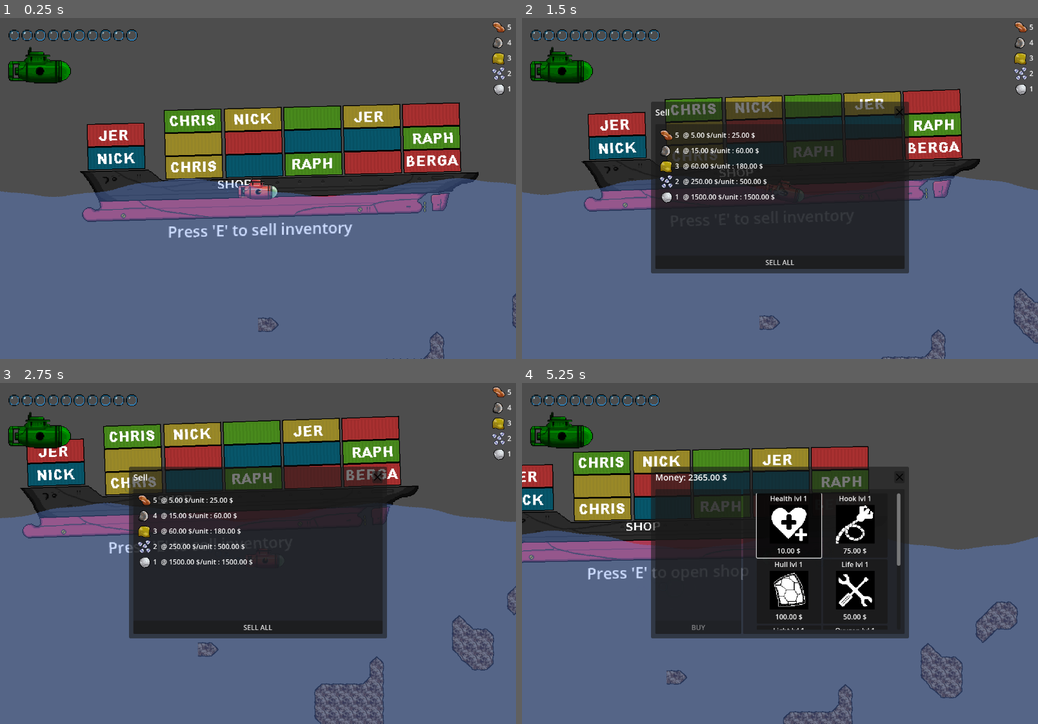
Above: before the commit, frames 1-4 (two rows, left to right).
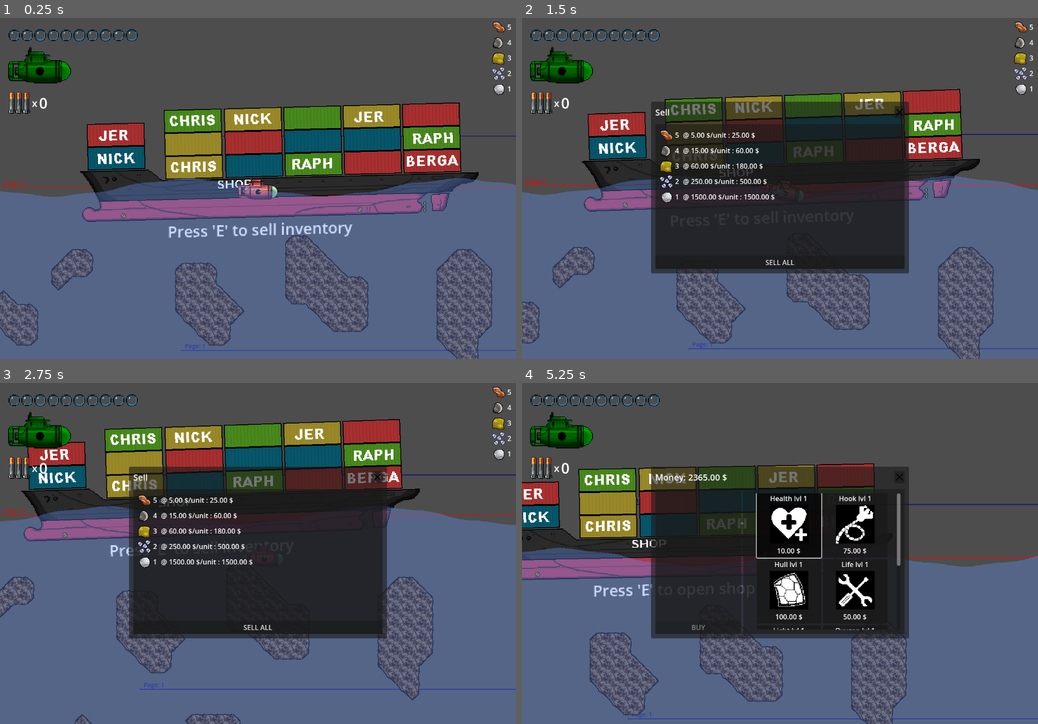
Above: after the commit, the same moments.

Repository: misterbamboo/ld57
Game: Godot game, scene res://MainGame.tscn
The game is run twice, just before and just after one commit, with the same random seed, the same clock (stepped at 60 frames per second) and the same inputs.
Inputs (mouse positions are in pixels of both pictures, inside the frame that each line leads up to):
- Up to frame 1 (0.25 s): no input
- Up to frame 2 (1.5 s): tap E at 0.5, 1.25 s; move the mouse to (893, 171) at 0.52 s; hold Right (sub_right) 0.53-1.28 s; tap R at 0.6 s; click (893, 171) at 0.67 s; move the mouse to (676, 205) at 1.27 s; hold Down (sub_down) from 1.28 s (still down); click (676, 205) at 1.35 s
- Up to frame 3 (2.75 s): tap R at 1.55, 2.1 s; tap E at 2 s; move the mouse to (309, 478) at 2.02 s; release Down (sub_down) at 2.03 s; hold Right (sub_right) from 2.03 s (still down); click (309, 478) at 2.17 s
- Up to frame 4 (5.25 s): tap E at 2.75, 2.85, 3.5, 4.25 s; move the mouse to (754, 621) at 2.77 s; release Right (sub_right) at 2.78 s; hold Up (sub_up) 2.78-3.53 s; click (754, 621) at 2.92 s; tap R at 3.05, 3.6, 4.55, 5.1 s; move the mouse to (934, 604) at 3.52 s; hold Left (sub_left) 3.53-5.03 s; click (934, 604) at 3.67 s; move the mouse to (625, 502) at 4.27 s; click (625, 502) at 4.35 s; move the mouse to (805, 553) at 5.02 s; hold Down (sub_down) from 5.03 s (still down); click (805, 553) at 5.17 s

The runs differ from the first frame. In frame 1, 6.6% of the frame differs, in the area x 0-100%, y 21-100%; in frame 2, 6.2%; in frame 3, 13%; in frame 4, 20%, in the area x 0-100%, y 18-100%.

Commit message:
feat: add torpedo count and background map

Diff:
--- a/src/godotproject/CameraManagement/submarinefollow.gd
+++ b/src/godotproject/CameraManagement/submarinefollow.gd
@@ -7,7 +7,10 @@
 var current_page := -1
 var rows_per_page := 20.0
 
-func _process(delta: float) -> void:
+var current_background_page := 1
+var background_rows_per_page := 10.0
+
+func _process(_delta: float) -> void:
 	if target == null:
 		return
 
@@ -15,17 +18,25 @@
 	position = position.lerp(target_position, smoothing)
 
 	_check_if_should_reload_map_viewport_page()
+	_chech_if_should_reload_map_background()
 
 func _check_if_should_reload_map_viewport_page():
 	var deepness = 0 if Submarine.instance == null else Submarine.instance.get_deepness()
 	var deepness_viewport_page = int(deepness / rows_per_page)
 
 	if(current_page != deepness_viewport_page):
-		load_page(deepness_viewport_page)
+		load_page(deepness_viewport_page, MapLayers.LEVEL, rows_per_page)
 		current_page = deepness_viewport_page
 
-func load_page(page: int):
+func _chech_if_should_reload_map_background():
+	var deepness = 0 if Submarine.instance == null else Submarine.instance.get_special_deepness(128)
+	var deepness_viewport_page = int(deepness / background_rows_per_page)
+	if(current_background_page != deepness_viewport_page):
+		load_page(deepness_viewport_page, MapLayers.BACKGROUND, background_rows_per_page)
+		current_background_page = deepness_viewport_page
+
+func load_page(page: int, map_layer: int, rows_per_page: float):
 	var row = page * rows_per_page
 	var viewport_start = row - rows_per_page
 	var viewport_end = row + rows_per_page * 2
-	EventBus.raise(LoadMapPageEvent.new(0, 0, viewport_start, viewport_end))
+	EventBus.raise(LoadMapPageEvent.new(map_layer, 0, 0, viewport_start, viewport_end))
--- a/src/godotproject/GameEvents/load_map_page_event.gd
+++ b/src/godotproject/GameEvents/load_map_page_event.gd
@@ -2,16 +2,18 @@
 
 static var event_name := "LoadMapPageEvent"
 
+var map_layer: int
 var x_from: int
 var x_to: int
 var y_from: int
 var y_to: int
 
-func _init(x_from: int, x_to: int, y_from: int, y_to: int):
+func _init(map_layer:int, x_from: int, x_to: int, y_from: int, y_to: int):
 	self.x_from = x_from
 	self.x_to = x_to
 	self.y_from = y_from
 	self.y_to = y_to
+	self.map_layer = map_layer
 
 func get_name() -> String:
 	return event_name
--- /dev/null
+++ b/src/godotproject/HUD/torpedo_meter.gd
@@ -0,0 +1,6 @@
+extends Control
+
+@onready var torpedo_label:Label = $TorpedoAmountLabel
+
+func _process(delta: float) -> void:
+	torpedo_label.text = str(Submarine.instance.torpedo_amount_upgrade)
--- a/src/godotproject/MainGame.tscn
+++ b/src/godotproject/MainGame.tscn
@@ -7,7 +7,6 @@
 [ext_resource type="Script" uid="uid://nbkx4tclege3" path="res://GameState/game.gd" id="3_8qpgq"]
 [ext_resource type="Script" uid="uid://w6adipne8ret" path="res://Inventory/inventorymanager.gd" id="4_pv6b4"]
 [ext_resource type="Script" uid="uid://ck6i36gtinq6x" path="res://GameState/money.gd" id="5_cgwad"]
-[ext_resource type="Script" uid="uid://5vx4h3byum2p" path="res://Submarine/submarine.gd" id="6_v3hs3"]
 [ext_resource type="Script" uid="uid://dra6w7ham0ueg" path="res://Map/tile_map_renderer.gd" id="7_a6adi"]
 [ext_resource type="TileSet" uid="uid://dftc1kq64liug" path="res://Map/map_tileset.tres" id="8_28psf"]
 [ext_resource type="Texture2D" uid="uid://ugunphi5287t" path="res://ShopManagement/shop.png" id="8_mi4js"]
@@ -19,7 +18,10 @@
 [ext_resource type="Texture2D" uid="uid://c6wguud8duno8" path="res://HUD/sub_hud.png" id="14_401ut"]
 [ext_resource type="Texture2D" uid="uid://bgwg0v4a85xpl" path="res://HUD/bubble.png" id="14_mi4js"]
 [ext_resource type="Script" uid="uid://bjn4f61m5b8mf" path="res://HUD/life_meter.gd" id="15_o3vwv"]
-[ext_resource type="PackedScene" path="res://ShopManagement/shop_screen.tscn" id="20_va67g"]
+[ext_resource type="TileSet" uid="uid://d3mognavr6kwr" path="res://Map/background_tileset.tres" id="16_0igvr"]
+[ext_resource type="Texture2D" uid="uid://dxidpi5tv6n68" path="res://HUD/torpedoes.png" id="20_6brkw"]
+[ext_resource type="Script" uid="uid://c8btblrw2mb1r" path="res://HUD/torpedo_meter.gd" id="20_cgwad"]
+[ext_resource type="PackedScene" uid="uid://dbc8axkfuweit" path="res://ShopManagement/shop_screen.tscn" id="20_va67g"]
 [ext_resource type="PackedScene" uid="uid://cba61ypjcbpab" path="res://Inventory/Components/InventoryUI/inventory_ui.tscn" id="21_t0yo1"]
 [ext_resource type="PackedScene" uid="uid://vgaxhupv34x7" path="res://SellManagement/SellScreen.tscn" id="22_t0yo1"]
 
@@ -64,12 +66,14 @@
 
 [node name="MapGenerator" type="Node2D" parent="Map"]
 script = ExtResource("1_3tbxw")
-width = 32
+width = 100
 cell_size = 32
-debug_show_mesh = true
+debug_show_page_seams = true
 
 [node name="TileMapRenderer" type="Node2D" parent="Map/MapGenerator"]
+position = Vector2(-1200, 0)
 script = ExtResource("7_a6adi")
+cell_size = 32
 metadata/_custom_type_script = "uid://dra6w7ham0ueg"
 
 [node name="TileMapLayer" type="TileMapLayer" parent="Map/MapGenerator/TileMapRenderer"]
@@ -123,10 +127,6 @@
 
 [node name="Submarine" parent="." instance=ExtResource("12_05o7g")]
 
-[node name="SubmarineDetails2" type="Node2D" parent="Submarine"]
-script = ExtResource("6_v3hs3")
-cell_size = 32
-
 [node name="Water" type="Polygon2D" parent="." node_paths=PackedStringArray("followCam")]
 texture = SubResource("GradientTexture2D_mi4js")
 polygon = PackedVector2Array(0, 0, 50, 0, 50, 50, 0, 50)
@@ -135,11 +135,25 @@
 water_depth_color = Color(0.001, 0, 0.423, 0.806)
 
 [node name="ParallaxBackground" type="ParallaxBackground" parent="."]
-visible = false
 
 [node name="ParallaxLayer" type="ParallaxLayer" parent="ParallaxBackground"]
-motion_scale = Vector2(0.5, 0.5)
-motion_offset = Vector2(0, -600)
+modulate = Color(0.0823529, 0.172549, 0.529412, 1)
+motion_scale = Vector2(0.7, 0.7)
+
+[node name="MapGenerator" type="Node2D" parent="ParallaxBackground/ParallaxLayer"]
+script = ExtResource("1_3tbxw")
+map_layer = 1
+debug_show_page_seams = true
+metadata/_custom_type_script = "uid://sc7omqwitfjq"
+
+[node name="TileMapRenderer" type="Node2D" parent="ParallaxBackground/ParallaxLayer/MapGenerator"]
+position = Vector2(-6000, 0)
+script = ExtResource("7_a6adi")
+cell_size = 128
+metadata/_custom_type_script = "uid://dra6w7ham0ueg"
+
+[node name="TileMapLayer" type="TileMapLayer" parent="ParallaxBackground/ParallaxLayer/MapGenerator/TileMapRenderer"]
+tile_set = ExtResource("16_0igvr")
 
 [node name="CanvasLayer" type="CanvasLayer" parent="."]
 
@@ -197,6 +211,27 @@
 expand_mode = 1
 stretch_mode = 4
 
+[node name="Torpedo_Meter" type="HBoxContainer" parent="CanvasLayer/HUD/MarginContainer/LeftHud"]
+custom_minimum_size = Vector2(0, 50)
+layout_mode = 2
+script = ExtResource("20_cgwad")
+
+[node name="TextureRect" type="TextureRect" parent="CanvasLayer/HUD/MarginContainer/LeftHud/Torpedo_Meter"]
+custom_minimum_size = Vector2(50, 0)
+layout_mode = 2
+texture = ExtResource("20_6brkw")
+expand_mode = 1
+
+[node name="Label" type="Label" parent="CanvasLayer/HUD/MarginContainer/LeftHud/Torpedo_Meter"]
+layout_mode = 2
+theme_override_font_sizes/font_size = 24
+text = "x"
+
+[node name="TorpedoAmountLabel" type="Label" parent="CanvasLayer/HUD/MarginContainer/LeftHud/Torpedo_Meter"]
+layout_mode = 2
+theme_override_font_sizes/font_size = 34
+text = "0"
+
 [node name="InventoryUI" parent="CanvasLayer" instance=ExtResource("21_t0yo1")]
 
 [node name="ShopScreen" parent="CanvasLayer" instance=ExtResource("20_va67g")]
--- /dev/null
+++ b/src/godotproject/Map/background_tileset.tres
@@ -0,0 +1,27 @@
+[gd_resource type="TileSet" load_steps=3 format=3 uid="uid://d3mognavr6kwr"]
+
+[ext_resource type="Texture2D" uid="uid://dmhf311dabdkj" path="res://Map/rock_tileset.png" id="1_ld81y"]
+
+[sub_resource type="TileSetAtlasSource" id="TileSetAtlasSource_5c8wn"]
+texture = ExtResource("1_ld81y")
+texture_region_size = Vector2i(128, 128)
+0:0/0 = 0
+1:0/0 = 0
+2:0/0 = 0
+3:0/0 = 0
+4:0/0 = 0
+5:0/0 = 0
+6:0/0 = 0
+7:0/0 = 0
+0:1/0 = 0
+1:1/0 = 0
+2:1/0 = 0
+3:1/0 = 0
+4:1/0 = 0
+5:1/0 = 0
+6:1/0 = 0
+7:1/0 = 0
+
+[resource]
+tile_size = Vector2i(128, 128)
+sources/0 = SubResource("TileSetAtlasSource_5c8wn")
--- a/src/godotproject/Map/map_generator.gd
+++ b/src/godotproject/Map/map_generator.gd
@@ -2,19 +2,22 @@
 class_name MapGenerator extends Node2D
 
 # Map configuration
+@export var map_layer: int = 0
 @export var width: int = 50
 @export var cell_size: int = 50
 @export var source_id: int = 0
-@export var debug_show_mesh: bool = false
+@export var debug_show_page_seams: bool = false  # Toggle for showing page seam debug lines
+
+# Constants for page calculations
+const ROWS_PER_PAGE := 20.0  # Level uses 20 rows per page
+const BACKGROUND_ROWS_PER_PAGE := 10.0  # Background uses 10 rows per page
 
 # Components
 var noise_generator: NoiseGenerator
 var marching_squares: MarchingSquaresGenerator
 
 # Child node references
-var renderers: Array[MapRenderer] = []
-var tile_renderer: TileMapRenderer = null
-var polygon_renderer: PolygonRenderer = null
+var renderer: MapRenderer = null
 
 func _ready():
 	randomize()
@@ -27,43 +30,94 @@
 	_setup_default_noise_params()
 	marching_squares = MarchingSquaresGenerator.new(noise_generator)
 
-	# Find required child renderers
-	_find_renderer_nodes()
+	# Find required renderer node
+	_find_renderer_node()
 
 	# Build initial map
 	randomize()
 	build(0, 20)
 
+func _process(_delta):
+	if debug_show_page_seams:
+		queue_redraw()  # Request redraw for debug lines
+
+func _draw():
+	if not debug_show_page_seams:
+		return
+
+	# Calculate view bounds based on viewport
+	var viewport = get_viewport()
+	var canvas_transform = get_canvas_transform()
+	var view_size = viewport.get_visible_rect().size
+
+	# Convert view extents to world space
+	var top_left = -canvas_transform.origin / canvas_transform.get_scale()
+	var bottom_right = top_left + view_size / canvas_transform.get_scale()
+
+	# Choose color based on layer type
+	var color = Color(1.0, 0.0, 0.0, 0.7)  # Red for level
+	if map_layer == MapLayers.BACKGROUND:
+		color = Color(0.0, 0.0, 1.0, 0.7)  # Blue for background
+
+	# Get appropriate rows per page based on layer type
+	var rows_in_page = ROWS_PER_PAGE
+	if map_layer == MapLayers.BACKGROUND:
+		rows_in_page = BACKGROUND_ROWS_PER_PAGE
+
+	# Draw page seams
+	_draw_page_seams(top_left, bottom_right, rows_in_page, cell_size, color)
+
+func _draw_page_seams(top_left: Vector2, bottom_right: Vector2, rows_in_page: float, cell_size_px: float, color: Color):
+	# Calculate page height in world units
+	var page_height = rows_in_page * cell_size_px
+
+	# Find start and end Y positions based on view
+	var start_y = floor(top_left.y / page_height) * page_height
+	var end_y = ceil(bottom_right.y / page_height) * page_height
+
+	# Draw horizontal lines at each page boundary
+	for y in range(start_y, end_y + page_height, page_height):
+		# Draw line across visible width
+		draw_line(Vector2(top_left.x, y), Vector2(bottom_right.x, y), color, 2.0)
+
+		# Add page number label
+		var page_number = int(y / page_height)
+		var label_position = Vector2(top_left.x + 10, y - 5)
+		draw_string(ThemeDB.fallback_font, label_position, "Page: %d" % page_number, HORIZONTAL_ALIGNMENT_LEFT, -1, 14, color)
+
 func addExplosionAt(pos: Vector2, radius: float) -> void:
+	if renderer == null:
+		return
+
 	var from = pos.y - radius
 	var to = pos.y + radius + 1
-	for renderer in renderers:
-		renderer.render_map(marching_squares, from, to, width)
+	renderer.render_map(marching_squares, from, to, width)
 
 func _on_load_map_page_event(event: LoadMapPageEvent):
+	if event.map_layer != map_layer: return
 	print("_on_load_map_page_event %s %s" % [event.y_from, event.y_to])
 	build(event.y_from, event.y_to)
 
-func _find_renderer_nodes():
-	renderers.clear()
-	tile_renderer = null
-	polygon_renderer = null
+func _find_renderer_node():
+	renderer = null
 
-	# Find all renderer nodes
+	var renderer_count = 0
+	# Find the first renderer node
 	for child in get_children():
 		if child is MapRenderer:
-			renderers.append(child)
+			renderer_count += 1
+			if renderer == null:  # Take the first one found
+				renderer = child
 
-			# Store specific renderer types for easy access
-			if child is TileMapRenderer:
-				tile_renderer = child
-			elif child is PolygonRenderer:
-				polygon_renderer = child
+	# Display error if required node is missing
+	if renderer == null:
+		push_error("MapGenerator requires a MapRenderer child node (TileMapRenderer or PolygonRenderer)!")
+		printerr("MapGenerator requires a MapRenderer child node!")
 
-	# Display error if required nodes are missing
-	if renderers.is_empty():
-		push_error("MapGenerator requires at least one MapRenderer child node (TileMapRenderer or PolygonRenderer)!")
-		printerr("MapGenerator requires at least one MapRenderer child node!")
+	# Display warning if multiple renderers found
+	if renderer_count > 1:
+		push_warning("MapGenerator found multiple renderer nodes. Only the first one will be used.")
+		printerr("MapGenerator found multiple renderer nodes. Only the first one will be used.")
 
 func _setup_default_noise_params():
 	# First layer
@@ -87,31 +141,30 @@
 		build(0, 20)
 
 func build(from: int, to: int):
-	if Engine.is_editor_hint() or renderers.is_empty():
+	if Engine.is_editor_hint() or renderer == null:
 		return
 
 	from = clamp(from, 0, INF)
 
-	# Generate map with each renderer
-	for renderer in renderers:
-		# Only show polygon renderer if debug is enabled
-		if renderer is PolygonRenderer and not debug_show_mesh:
-			continue
-
-		renderer.render_map(marching_squares, from, to, width)
+	# Generate map with the renderer
+	renderer.render_map(marching_squares, from, to, width)
 
 func _get_configuration_warnings():
 	var warnings = []
 
 	# Look for renderer child nodes
 	var has_renderer = false
+	var renderer_count = 0
 
 	for child in get_children():
 		if child is MapRenderer:
 			has_renderer = true
-			break
+			renderer_count += 1
 
 	if not has_renderer:
-		warnings.append("MapGenerator requires at least one MapRenderer child node (TileMapRenderer or PolygonRenderer)!")
+		warnings.append("MapGenerator requires a MapRenderer child node (TileMapRenderer or PolygonRenderer)!")
+
+	if renderer_count > 1:
+		warnings.append("MapGenerator has multiple renderer nodes. Only the first one will be used.")
 
 	return warnings
--- /dev/null
+++ b/src/godotproject/Map/map_layers.gd
@@ -0,0 +1,5 @@
+class_name MapLayers
+
+const LEVEL = 0
+const BACKGROUND = 1
+const FOREGROUND = 2
--- /dev/null
+++ b/src/godotproject/ShopManagement/ItemsDatabase/torpedo_1.tres
@@ -0,0 +1,17 @@
+[gd_resource type="Resource" script_class="ShopItemDef" load_steps=3 format=3 uid="uid://chfiymsfmjbab"]
+
+[ext_resource type="Texture2D" uid="uid://chjhww5r0accj" path="res://ShopManagement/Assets/torpedo-upgrade.png" id="1_mjvuu"]
+[ext_resource type="Script" uid="uid://b2uchrnmg5evm" path="res://ShopManagement/ItemsDatabase/ShopItemDef.gd" id="2_vkevc"]
+
+[resource]
+script = ExtResource("2_vkevc")
+key = "torpedo_1"
+title = "Torpedo"
+description = "Buy a torpedo to remove pesky terrain"
+price = 75.0
+icon = ExtResource("1_mjvuu")
+upgradeType = 7
+upgradeValue = 1.0
+upgradeType2 = 8
+upgradeValue2 = 0.0
+metadata/_custom_type_script = "uid://b2uchrnmg5evm"
--- a/src/godotproject/ShopManagement/shop_screen.tscn
+++ b/src/godotproject/ShopManagement/shop_screen.tscn
@@ -10,6 +10,7 @@
 [ext_resource type="Resource" uid="uid://bj5pq30aynjca" path="res://ShopManagement/ItemsDatabase/oxy_1.tres" id="8_8thqk"]
 [ext_resource type="Resource" uid="uid://dmwqivu5lrfxa" path="res://ShopManagement/ItemsDatabase/speed_1.tres" id="9_cfa4g"]
 [ext_resource type="PackedScene" uid="uid://b03t0rkjdexdx" path="res://ShopManagement/ShopItem/shop_item.tscn" id="10_gatel"]
+[ext_resource type="Resource" uid="uid://chfiymsfmjbab" path="res://ShopManagement/ItemsDatabase/torpedo_1.tres" id="10_kqsvq"]
 [ext_resource type="Texture2D" uid="uid://v5rlg4d1pvgg" path="res://ShopManagement/Assets/oxy_tank.png" id="11_qhxrt"]
 [ext_resource type="Texture2D" uid="uid://dclgoyvr3jx7d" path="res://ShopManagement/Assets/exit_btn_16.png" id="12_7gvug"]
 
@@ -21,7 +22,7 @@
 grow_horizontal = 2
 grow_vertical = 2
 script = ExtResource("1_ws088")
-shopDefinitions = Array[ExtResource("2_kqsvq")]([ExtResource("3_1ijrk"), ExtResource("4_0xtnb"), ExtResource("5_kepej"), ExtResource("6_aibay"), ExtResource("7_kkaip"), ExtResource("8_8thqk"), ExtResource("9_cfa4g")])
+shopDefinitions = Array[ExtResource("2_kqsvq")]([ExtResource("3_1ijrk"), ExtResource("4_0xtnb"), ExtResource("5_kepej"), ExtResource("6_aibay"), ExtResource("7_kkaip"), ExtResource("8_8thqk"), ExtResource("9_cfa4g"), ExtResource("10_kqsvq")])
 moneyDisplayLabel = NodePath("CenterContainer/PanelContainer/VBoxContainer/MarginContainer2/HBoxContainer2/PlayerMoney")
 buyButton = NodePath("CenterContainer/PanelContainer/VBoxContainer/MarginContainer/HBoxContainer/MarginContainerLeft/PanelContainer/VBoxContainer/BuyButton")
 titleLabel = NodePath("CenterContainer/PanelContainer/VBoxContainer/MarginContainer/HBoxContainer/MarginContainerLeft/PanelContainer/VBoxContainer/MarginContainer/VBoxContainer/Title")
--- a/src/godotproject/ShopManagement/shopscreen.gd
+++ b/src/godotproject/ShopManagement/shopscreen.gd
@@ -110,5 +110,7 @@
 			submarine.increase_hull(value)
 		UpgradeType.LIFE_RECOVER:
 			Life.refill(value)
+		UpgradeType.TORPEDO_UPGRADE:
+			submarine.increase_torpedo_amount(int(value))
 
 	#AudioManager.instance.play_sound(SoundNames.SoundName.UPGRADE1)
--- a/src/godotproject/Submarine/submarine.gd
+++ b/src/godotproject/Submarine/submarine.gd
@@ -6,6 +6,8 @@
 
 static var instance: Submarine = null
 static var rb : RigidBody2D = null
+func use_torpedo():
+	torpedo_amount_upgrade -= 1
 
 func _ready():
 	instance = self
@@ -19,6 +21,12 @@
 		return 0
 
 	return clamp(rb.position.y / cell_size, 0, INF)
+
+func get_special_deepness(special_cell_size: int) -> int:
+	if(rb == null):
+		return 0
+
+	return int(clamp(rb.position.y / special_cell_size, 0, INF))
 
 func _on_Submarine_body_entered(body: Node) -> void:
 	var collider := body.get_node_or_null("CollisionPolygon2D")
@@ -50,3 +58,7 @@
 var hull_capacity_upgrade: float
 func increase_hull(amount: float):
 	hull_capacity_upgrade += amount
+
+var torpedo_amount_upgrade: int
+func increase_torpedo_amount(amount: int):
+	torpedo_amount_upgrade += amount
--- a/src/godotproject/Submarine/submarine.tscn
+++ b/src/godotproject/Submarine/submarine.tscn
@@ -174,6 +174,7 @@
 
 [node name="SubmarineDetails" type="Node2D" parent="."]
 script = ExtResource("4_wjrfn")
+cell_size = 32
 
 [node name="TorpedoLauncher" type="Node2D" parent="."]
 position = Vector2(1, 10)
--- a/src/godotproject/Submarine/torpedo_launcher.gd
+++ b/src/godotproject/Submarine/torpedo_launcher.gd
@@ -9,6 +9,8 @@
 		spawnTorpedo()
 
 func spawnTorpedo():
+
+
 	if torpedoTemplace != null:
 			currentTorpedo = torpedoTemplace.instantiate() as Torpedo
 			add_child(currentTorpedo)
@@ -26,6 +28,10 @@
 
 	# launch torpedo on left click
 	if event is InputEventMouseButton and event.is_pressed() and event.button_index == MOUSE_BUTTON_RIGHT:
+		if Submarine.instance.torpedo_amount_upgrade <= 0:
+			return
+
 		currentTorpedo.reparent(get_tree().root)
 		currentTorpedo.launch()
 		currentTorpedo = null
+		Submarine.instance.use_torpedo()
--- a/src/godotproject/Upgrades/upgrade_type.gd
+++ b/src/godotproject/Upgrades/upgrade_type.gd
@@ -6,5 +6,6 @@
 	HOOK_UPGRADE,
 	HULL_UPGRADE,
 	LIFE_RECOVER,
+	TORPEDO_UPGRADE,
 	NONE
 }
Not shown, added: src/godotproject/HUD/torpedo_meter.gd.uid
Binary file added: src/godotproject/HUD/torpedoes.png
Not shown, added: src/godotproject/HUD/torpedoes.png.import
Not shown: 1 places in src/godotproject/MainGame.tscn that only renumber resources
Not shown, added: src/godotproject/Map/map_layers.gd.uid
Binary file added: src/godotproject/ShopManagement/Assets/torpedo-upgrade.png
Not shown, added: src/godotproject/ShopManagement/Assets/torpedo-upgrade.png.import
Not shown: 1 places in src/godotproject/ShopManagement/shop_screen.tscn that only renumber resources
